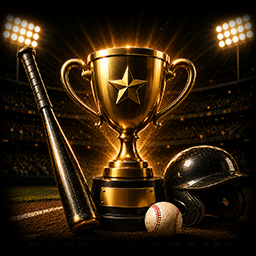
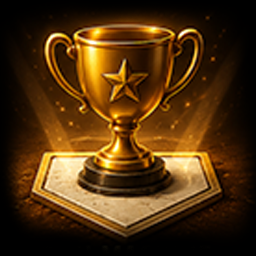
Two versions of the same layered image (256 × 256). Layer-by-layer changes:
showed "run machine" over [0, 2, 256, 253]
hid "batting champ" over [0, 2, 256, 253]